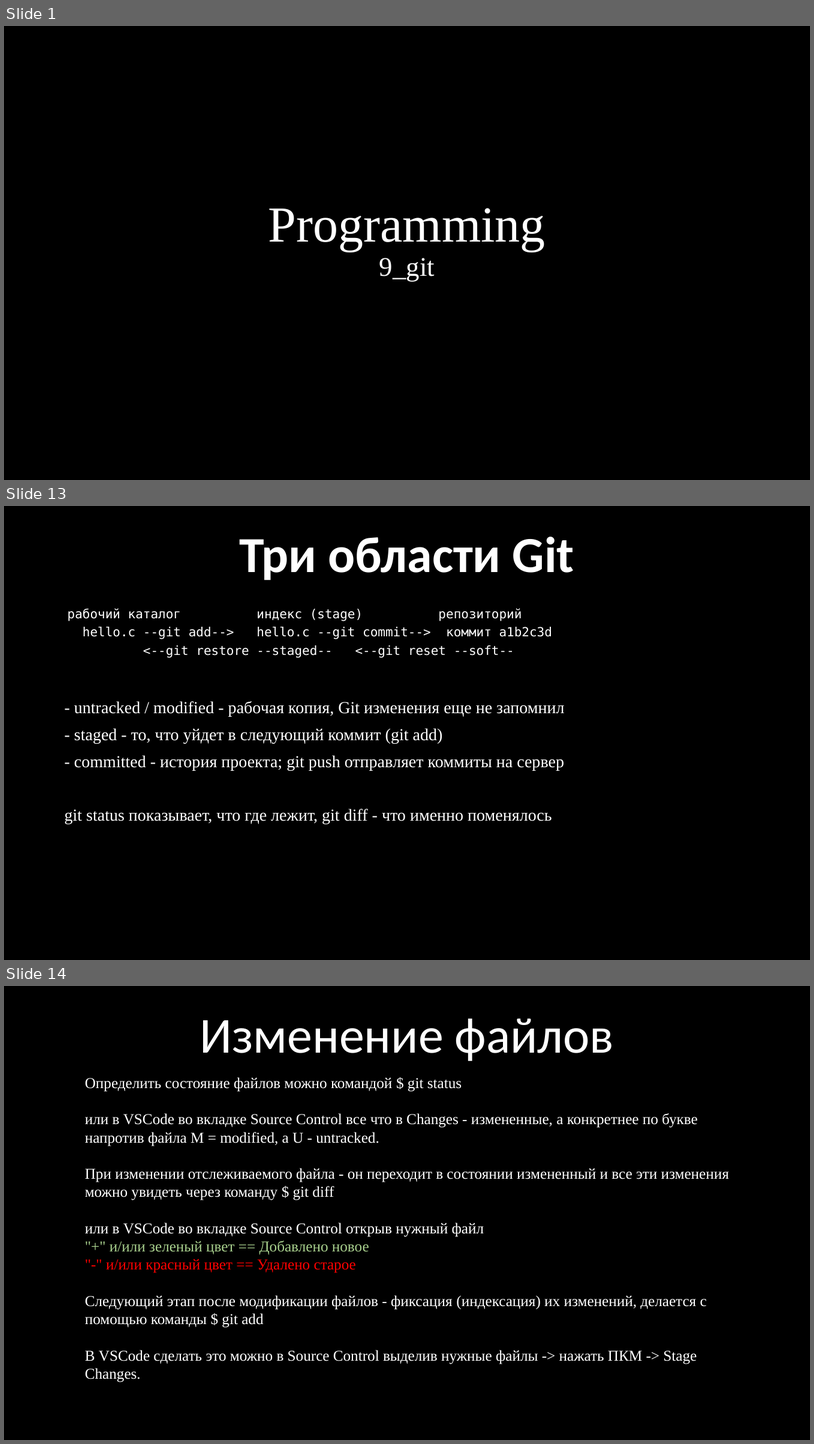
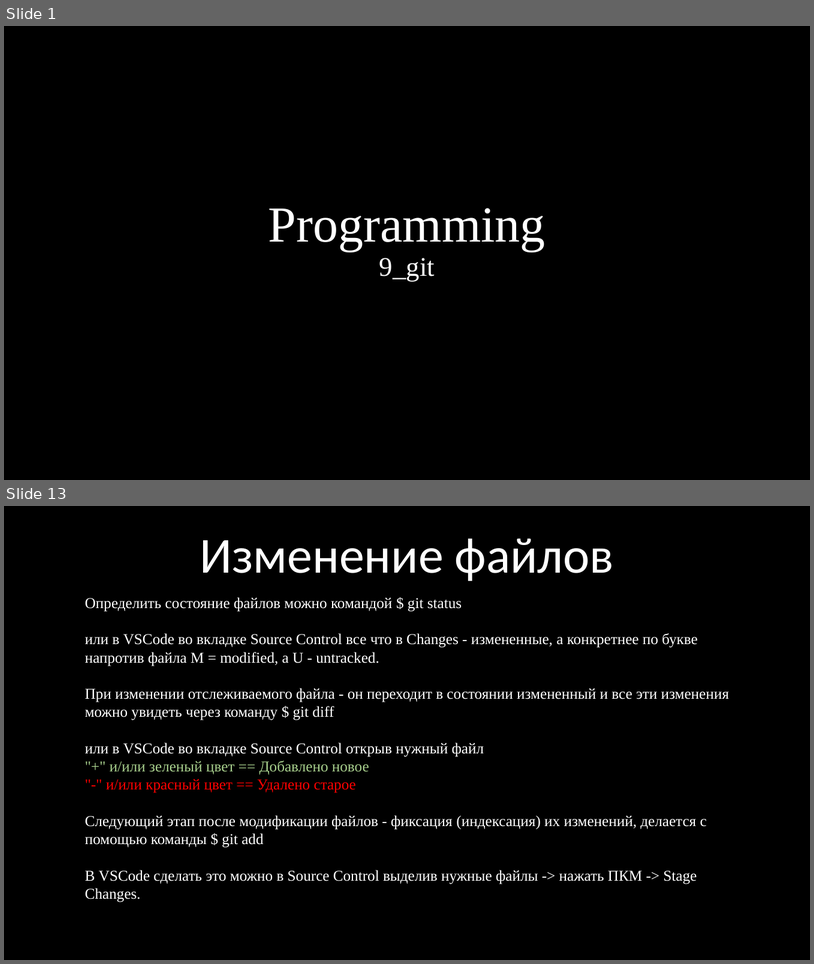
Before and after one commit to kruffka/C-Programming, a slide deck: 9_git/9_git.pptx. Shown one above the other, each under a label of ours: slides 1, 13 and 14 before the commit, slides 1 and 13 after it; the slides between them are not shown. The pictures are 814x1444 and 814x964 pixels, drawn with LibreOffice and Linux fonts; fonts in the diff are those of the drawing. Boxes give left, top, right and bottom in pixels: in the first picture for what was removed or moved away, otherwise in the second. Text is boxed around its words. In the diff, an @@ line names an element or a change of style, - is before the commit and + after.

```diff
--- a/9_git/9_git.pptx
+++ b/9_git/9_git.pptx
@@ slide 13 removed at (x1=4, y1=506, x2=810, y2=960), background #000000 @@
@@ title removed at (x1=239, y1=537, x2=575, y2=580) @@
-Три области Git
@@ text removed at (x1=68, y1=608, x2=552, y2=658) @@
-рабочий каталог индекс (stage) репозиторий
-hello.c --git add--> hello.c --git commit--> коммит a1b2c3d
-<--git restore --staged-- <--git reset --soft--
@@ text removed at (x1=65, y1=701, x2=564, y2=824) @@
-- untracked / modified - рабочая копия, Git изменения еще не запомнил
-- staged - то, что уйдет в следующий коммит (git add)
-- committed - история проекта; git push отправляет коммиты на сервер
-git status показывает, что где лежит, git diff - что именно поменялось
@@ what was slide 14 is now slide 13 @@
```
Also in this commit, not shown: 17 slides changed, 4 slides added, 3 other slides removed, 4 other files.
